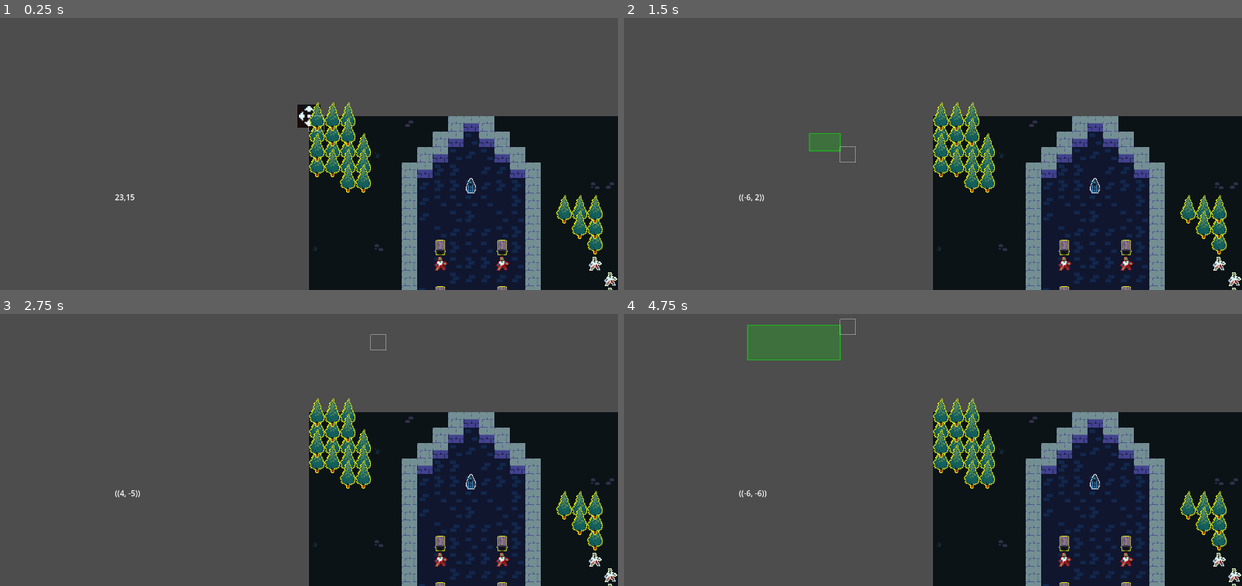
Above: before the commit, frames 1-4 (two rows, left to right).
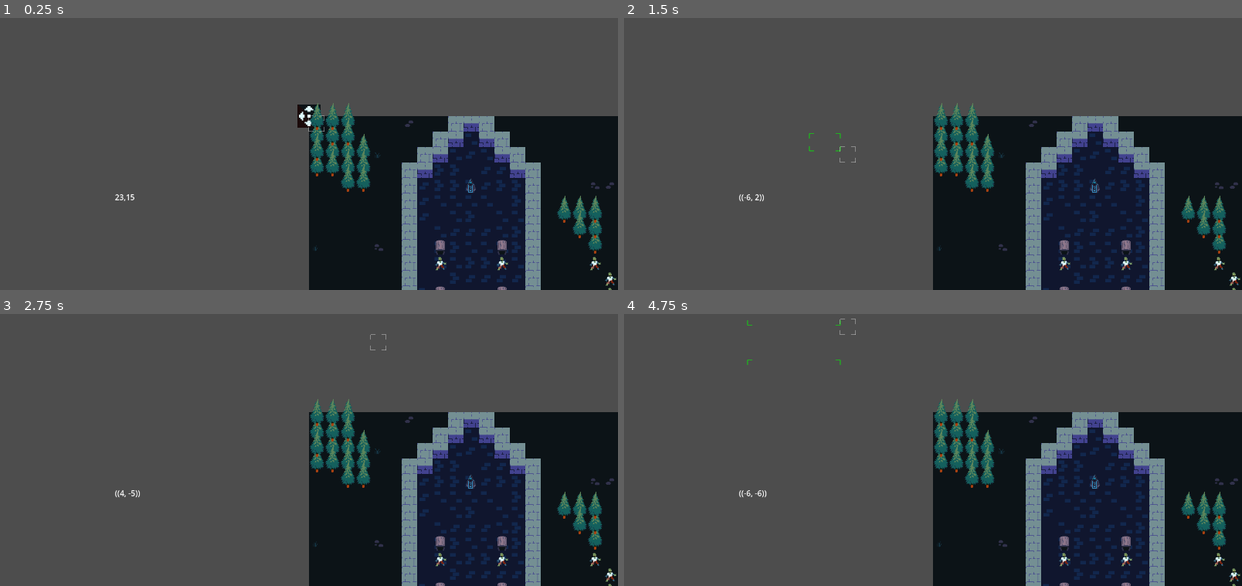
Above: after the commit, the same moments.

Repository: MateusRPF/MicroRTS
Game: Godot game, scene res://Maps/Lvl_test.tscn
The game is run twice, just before and just after one commit, with the same random seed, the same clock (stepped at 60 frames per second) and the same inputs.
Inputs (mouse positions are in pixels of both pictures, inside the frame that each line leads up to):
- Up to frame 1 (0.25 s): no input
- Up to frame 2 (1.5 s): tap Enter at 0.5 s; move the mouse to (1068, 99) at 0.52 s; click (1068, 99) at 0.67 s; tap Space at 1.25 s; drag from (809, 132) to (902, 186) at 1.27 s
- Up to frame 3 (2.75 s): move the mouse to (370, 335) at 2.02 s; click (370, 335) at 2.17 s
- Up to frame 4 (4.75 s): tap Enter at 2.75 s; drag from (902, 482) to (747, 360) at 2.77 s; move the mouse to (1118, 463) at 3.52 s; click (1118, 463) at 3.67 s; tap Space at 4.25 s; drag from (747, 360) to (840, 324) at 4.27 s

The runs differ from the first frame. In frame 1, 1.1% of the frame differs, in the area x 49-100%, y 30-100%; in frame 2, 1.5%; in frame 3, 1.2%; in frame 4, 3.2%, in the area x 19-100%, y 1-100%.
Error in both runs: Invalid access to property or key '(8, -2)' on a base object of type 'Dictionary[Vector2i, GameTile]'. (res://Scripts/Controllers/player_controller.gd:118)

Commit message:
Tweaked selection visuals

Diff:
--- a/Prefabs/Actors/Units/Actor_Harbingers_Adept.tscn
+++ b/Prefabs/Actors/Units/Actor_Harbingers_Adept.tscn
@@ -1,15 +1,17 @@
-[gd_scene load_steps=12 format=3]
+[gd_scene format=3 uid="uid://d7u65ka60wn1"]
 
 [ext_resource type="PackedScene" uid="uid://bpq8to7u51urx" path="res://Prefabs/gridObjectPrefab.tscn" id="1_base"]
 [ext_resource type="Script" uid="uid://ce26amsxyge52" path="res://Scripts/DataStructures/ComponentData/ComponentData.gd" id="2_cd"]
 [ext_resource type="Script" uid="uid://b40p573hfvm6v" path="res://Scripts/DataStructures/ComponentData/ComponentData_AttributeSet.gd" id="3_attrs"]
 [ext_resource type="Script" uid="uid://bslstqgk7go7j" path="res://Scripts/DataStructures/ComponentData/ComponentData_Inventory.gd" id="4_inv"]
 [ext_resource type="Script" uid="uid://bmuke1nuwo0qc" path="res://Scripts/DataStructures/ComponentData/ComponentData_Mover.gd" id="5_mover"]
+[ext_resource type="Script" uid="uid://b21ghjgaar2q5" path="res://Scripts/DataStructures/GameResource.gd" id="6_7akmv"]
 [ext_resource type="Script" uid="uid://cyj0feijn3m44" path="res://Scripts/DataStructures/ComponentData/ComponentData_Harvester.gd" id="6_harv"]
 [ext_resource type="Script" uid="uid://b55uwkn44eef2" path="res://Scripts/DataStructures/ComponentData/ComponentData_Executor.gd" id="7_exec"]
 [ext_resource type="Script" uid="uid://40q3s0vdavqw" path="res://Scripts/DataStructures/ComponentData/ComponentData_StateMachine.gd" id="8_sm"]
 [ext_resource type="Script" uid="uid://co4gucr75dqkf" path="res://Scripts/DataStructures/ActorData.gd" id="9_actor"]
 [ext_resource type="Texture2D" uid="uid://bgsc4cwkmupv4" path="res://Sprites/Units/SPR_Undergodling.tres" id="10_sprite"]
+[ext_resource type="Script" uid="uid://6avybfyvspvv" path="res://Scripts/DataStructures/ActorTags.gd" id="12_cj6jy"]
 
 [sub_resource type="Resource" id="Mod_Attrs"]
 script = ExtResource("3_attrs")
@@ -52,5 +54,8 @@
 modules = Array[ExtResource("2_cd")]([SubResource("Mod_Attrs"), SubResource("Mod_Inv"), SubResource("Mod_Mover"), SubResource("Mod_Harv"), SubResource("Mod_Exec"), SubResource("Mod_SM")])
 metadata/_custom_type_script = "uid://co4gucr75dqkf"
 
-[node name="Actor_Harbingers_Adept" instance=ExtResource("1_base")]
+[node name="Actor_Harbingers_Adept" unique_id=187744114 instance=ExtResource("1_base")]
 data = SubResource("Actor_Adept_Data")
+
+[node name="Sprite" parent="ViewPivot" parent_id_path=PackedInt32Array(1593318972) index="0" unique_id=862196751]
+material = null
--- a/Prefabs/Actors/Units/Actor_Harbingers_Shambler.tscn
+++ b/Prefabs/Actors/Units/Actor_Harbingers_Shambler.tscn
@@ -1,4 +1,4 @@
-[gd_scene load_steps=13 format=3]
+[gd_scene format=3 uid="uid://bnnnhxq14ac5f"]
 
 [ext_resource type="PackedScene" uid="uid://bpq8to7u51urx" path="res://Prefabs/gridObjectPrefab.tscn" id="1_base"]
 [ext_resource type="Script" uid="uid://ce26amsxyge52" path="res://Scripts/DataStructures/ComponentData/ComponentData.gd" id="2_cd"]
@@ -6,11 +6,13 @@
 [ext_resource type="Script" uid="uid://bslstqgk7go7j" path="res://Scripts/DataStructures/ComponentData/ComponentData_Inventory.gd" id="4_inv"]
 [ext_resource type="Script" uid="uid://bmuke1nuwo0qc" path="res://Scripts/DataStructures/ComponentData/ComponentData_Mover.gd" id="5_mover"]
 [ext_resource type="Script" uid="uid://cyj0feijn3m44" path="res://Scripts/DataStructures/ComponentData/ComponentData_Harvester.gd" id="6_harv"]
+[ext_resource type="Script" uid="uid://b21ghjgaar2q5" path="res://Scripts/DataStructures/GameResource.gd" id="6_huhh2"]
 [ext_resource type="Script" uid="uid://b55uwkn44eef2" path="res://Scripts/DataStructures/ComponentData/ComponentData_Executor.gd" id="7_exec"]
 [ext_resource type="Script" uid="uid://40q3s0vdavqw" path="res://Scripts/DataStructures/ComponentData/ComponentData_StateMachine.gd" id="8_sm"]
 [ext_resource type="Script" uid="uid://b75xfdnwu8eig" path="res://Scripts/DataStructures/ComponentData/ComponentData_Woundable.gd" id="9_wound"]
 [ext_resource type="Script" uid="uid://co4gucr75dqkf" path="res://Scripts/DataStructures/ActorData.gd" id="10_actor"]
 [ext_resource type="Texture2D" uid="uid://c5imvxfthepbx" path="res://Sprites/Units/SPR_Shambler.tres" id="11_sprite"]
+[ext_resource type="Script" uid="uid://6avybfyvspvv" path="res://Scripts/DataStructures/ActorTags.gd" id="13_13dc0"]
 
 [sub_resource type="Resource" id="Mod_Attrs"]
 script = ExtResource("3_attrs")
@@ -57,5 +59,8 @@
 modules = Array[ExtResource("2_cd")]([SubResource("Mod_Attrs"), SubResource("Mod_Inv"), SubResource("Mod_Mover"), SubResource("Mod_Harv"), SubResource("Mod_Exec"), SubResource("Mod_SM"), SubResource("Mod_Wound")])
 metadata/_custom_type_script = "uid://co4gucr75dqkf"
 
-[node name="Actor_Harbingers_Shambler" instance=ExtResource("1_base")]
+[node name="Actor_Harbingers_Shambler" unique_id=1628272071 instance=ExtResource("1_base")]
 data = SubResource("Actor_Shambler_Data")
+
+[node name="Sprite" parent="ViewPivot" parent_id_path=PackedInt32Array(1593318972) index="0" unique_id=862196751]
+material = null
--- a/Prefabs/UnitShader_Player.gdshader
+++ b/Prefabs/UnitShader_Player.gdshader
@@ -1,39 +1,46 @@
 shader_type canvas_item;
 
-// Exposes these variables to the Godot Inspector
-uniform vec4 outline_color : source_color = vec4(1.0, 1.0, 1.0, 1.0); // Default: White
-uniform float width : hint_range(0.0, 10.0) = .5;
-uniform bool add_diagonals = false; // True for a rounder 'sticker' look, False for a blockier retro look
+uniform vec4 outline_color : source_color = vec4(1.0, 1.0, 1.0, 1.0);
+uniform float width : hint_range(0.0, 10.0) = 0;
+uniform bool add_diagonals = false;
+// Higher value = more aggressive at removing outlines from gaps/holes
+uniform float gap_suppression : hint_range(0.0, 1.0) = 1.0;
 
 void fragment() {
-    // TEXTURE_PIXEL_SIZE gives us the exact size of 1 pixel in UV coordinates
     vec2 size = TEXTURE_PIXEL_SIZE * width;
-
-    // Sample the color and alpha of the original sprite at the current pixel
     vec4 original_color = texture(TEXTURE, UV);
 
+    // 1. Calculate Outline Alpha using MAX instead of ADD
+    // Using max() prevents the alpha from "stacking" and bloating in narrow gaps.
     float outline_alpha = 0.0;
+    outline_alpha = max(outline_alpha, texture(TEXTURE, UV + vec2(size.x, 0.0)).a);
+    outline_alpha = max(outline_alpha, texture(TEXTURE, UV + vec2(-size.x, 0.0)).a);
+    outline_alpha = max(outline_alpha, texture(TEXTURE, UV + vec2(0.0, size.y)).a);
+    outline_alpha = max(outline_alpha, texture(TEXTURE, UV + vec2(0.0, -size.y)).a);
 
-    // Look at the 4 neighboring pixels (Up, Down, Left, Right)
-    outline_alpha += texture(TEXTURE, UV + vec2(size.x, 0.0)).a;
-    outline_alpha += texture(TEXTURE, UV + vec2(-size.x, 0.0)).a;
-    outline_alpha += texture(TEXTURE, UV + vec2(0.0, size.y)).a;
-    outline_alpha += texture(TEXTURE, UV + vec2(0.0, -size.y)).a;
-
-    // Look at the 4 diagonal neighbors for a thicker, filled-in outline
     if (add_diagonals) {
-        outline_alpha += texture(TEXTURE, UV + vec2(size.x, size.y)).a;
-        outline_alpha += texture(TEXTURE, UV + vec2(-size.x, size.y)).a;
-        outline_alpha += texture(TEXTURE, UV + vec2(size.x, -size.y)).a;
-        outline_alpha += texture(TEXTURE, UV + vec2(-size.x, -size.y)).a;
+        outline_alpha = max(outline_alpha, texture(TEXTURE, UV + vec2(size.x, size.y)).a);
+        outline_alpha = max(outline_alpha, texture(TEXTURE, UV + vec2(-size.x, size.y)).a);
+        outline_alpha = max(outline_alpha, texture(TEXTURE, UV + vec2(size.x, -size.y)).a);
+        outline_alpha = max(outline_alpha, texture(TEXTURE, UV + vec2(-size.x, -size.y)).a);
     }
 
-    // Ensure the alpha doesn't stack past 1.0 (fully opaque)
-    outline_alpha = min(outline_alpha, 1.0);
+    // 2. CONCAVE SUPPRESSION LOGIC
+    // We sample a "blurred" version of the alpha (MIPMAP level 2.0 or 3.0).
+    // If the blurred alpha is high, but our current pixel is empty, we are likely in a gap.
+    float blurred_alpha = textureLod(TEXTURE, UV, 2.0).a;
 
-    // If the original pixel has color, keep it. If it's transparent, use the outline color.
+    // If we are in a "crowded" transparent area, we suppress the outline alpha.
+    float suppression_factor = smoothstep(gap_suppression, 1.0, blurred_alpha);
+    outline_alpha -= suppression_factor;
+    outline_alpha = clamp(outline_alpha, 0.0, outline_color.a);
+
+    // 3. APPLY COLORS
+    // We only want the outline to appear where the original sprite is transparent.
     vec4 final_color = mix(outline_color, original_color, original_color.a);
 
-    // Apply the final color, using the highest alpha between the sprite and the outline
-    COLOR = vec4(final_color.rgb, max(original_color.a, outline_alpha));
+    // The final alpha is the original sprite OR the suppressed outline.
+    float final_alpha = max(original_color.a, outline_alpha);
+
+    COLOR = vec4(final_color.rgb, final_alpha);
 }
--- a/Prefabs/gridObjectPrefab.tscn
+++ b/Prefabs/gridObjectPrefab.tscn
@@ -1,45 +1,11 @@
 [gd_scene format=3 uid="uid://bpq8to7u51urx"]
 
 [ext_resource type="Script" uid="uid://6yjsacewkcs3" path="res://Scripts/Grid/grid_object.gd" id="1_dns1d"]
-[ext_resource type="Material" uid="uid://s0sdycvibqwv" path="res://Sprites/MT_SpriteOutline.tres" id="1_lo6vi"]
-[ext_resource type="Shader" uid="uid://ldyy5tpqxf5v" path="res://Prefabs/UnitShader_Player.gdshader" id="2_ob644"]
-[ext_resource type="Shader" uid="uid://cfvc4atvbxihs" path="res://Prefabs/UnitShader_Neutral.gdshader" id="3_igciv"]
 [ext_resource type="Texture2D" uid="uid://bgsc4cwkmupv4" path="res://Sprites/Units/SPR_Undergodling.tres" id="3_ob644"]
-[ext_resource type="Shader" uid="uid://cbke8xgib07xu" path="res://Prefabs/UnitShader_Enemy.gdshader" id="4_2r43e"]
-
-[sub_resource type="ShaderMaterial" id="ShaderMaterial_vdyrt"]
-shader = ExtResource("2_ob644")
-shader_parameter/outline_color = Color(1, 1, 1, 1)
-shader_parameter/width = 1.0
-shader_parameter/add_diagonals = true
-
-[sub_resource type="ShaderMaterial" id="ShaderMaterial_ohe14"]
-shader = ExtResource("3_igciv")
-shader_parameter/outline_color = Color(1, 1, 0, 1)
-shader_parameter/width = 1.0
-shader_parameter/add_diagonals = true
-
-[sub_resource type="ShaderMaterial" id="ShaderMaterial_b04uw"]
-shader = ExtResource("4_2r43e")
-shader_parameter/outline_color = Color(1, 0, 0, 1)
-shader_parameter/width = 1.0
-shader_parameter/add_diagonals = true
-
-[sub_resource type="ShaderMaterial" id="ShaderMaterial_e8fuu"]
-shader = ExtResource("3_igciv")
-shader_parameter/outline_color = Color(1, 1, 0, 1)
-shader_parameter/width = 1.0
-shader_parameter/add_diagonals = true
 
 [node name="GridObject" type="Node2D" unique_id=1179883337]
 y_sort_enabled = true
 script = ExtResource("1_dns1d")
-material_map = Dictionary[int, ShaderMaterial]({
-0: SubResource("ShaderMaterial_vdyrt"),
-1: SubResource("ShaderMaterial_ohe14"),
-2: SubResource("ShaderMaterial_e8fuu"),
-3: SubResource("ShaderMaterial_b04uw")
-})
 
 [node name="ViewPivot" type="Node2D" parent="." unique_id=1593318972]
 unique_name_in_owner = true
@@ -49,5 +15,4 @@
 unique_name_in_owner = true
 y_sort_enabled = true
 texture_filter = 1
-material = ExtResource("1_lo6vi")
 texture = ExtResource("3_ob644")
--- a/Scripts/Controllers/controller_draw.gd
+++ b/Scripts/Controllers/controller_draw.gd
@@ -1,26 +1,48 @@
 extends Node2D
 
 @onready var controller = get_parent()
+
+func draw_rect_corners(rect: Rect2, color: Color, width: float = 1.0, corner_length: float = 10.0) -> void:
+	var tl = rect.position
+	var tr = rect.position + Vector2(rect.size.x, 0)
+	var bl = rect.position + Vector2(0, rect.size.y)
+	var br = rect.position + rect.size
+
+	# Top-left corner
+	draw_line(tl, tl + Vector2(corner_length, 0), color, width)
+	draw_line(tl, tl + Vector2(0, corner_length), color, width)
+
+	# Top-right corner
+	draw_line(tr, tr - Vector2(corner_length, 0), color, width)
+	draw_line(tr, tr + Vector2(0, corner_length), color, width)
+
+	# Bottom-left corner
+	draw_line(bl, bl + Vector2(corner_length, 0), color, width)
+	draw_line(bl, bl - Vector2(0, corner_length), color, width)
+
+	# Bottom-right corner
+	draw_line(br, br - Vector2(corner_length, 0), color, width)
+	draw_line(br, br - Vector2(0, corner_length), color, width)
 
 func _draw() -> void:
 	# 1. Draw the marquee box while dragging
 	if controller.is_dragging:
 		var rect = Rect2(controller.drag_start_pos, controller.drag_end_pos - controller.drag_start_pos)
-		draw_rect(rect, Color(0, 1, 0, 0.2), true) # Fill
-		draw_rect(rect, Color(0, 1, 0, 0.5), false, 2.0) # Border
+		draw_rect_corners(rect, Color(0, 1, 0, 0.2), 1.0) # Fill replaced with corners
+		draw_rect_corners(rect, Color(0, 1, 0, 0.5), 2.0) # Border
 
 	# 2. Draw highlights for all selected units
 	for unit in controller.selected_objects:
 		if not (unit):
 			return
-		var view_child = unit.get_child(0)
+		var view_child = unit.get_child(0).get_child(0) as Node2D
 		var tile_size = controller.grid_manager.TILE_SIZE
 		var rect = Rect2(view_child.global_position - Vector2(tile_size / 2, tile_size / 2), Vector2(tile_size, tile_size))
-		draw_rect(rect, Color(1, 1, 0, 0.5), false, 3.0)
+		draw_rect_corners(rect, Color(1, 1, 0, 0.5), 1.0)
 	_draw_hover_rect()
 
 func _draw_hover_rect() -> void:
-	draw_rect(get_rect_for_tile(controller.hovered_coord), Color(1, 1, 1, 0.5), false)
+	draw_rect_corners(get_rect_for_tile(controller.hovered_coord), Color(1, 1, 1, 0.5), 1.0)
 
 func _process(_delta: float) -> void:
 
@@ -28,8 +50,8 @@
 
 func _draw_selection_ui() -> void:
 	var object: GridObject = controller.selectedObject
-	var rect = Rect2(object.position - Vector2(16, 16), Vector2(32, 32))
-	draw_rect(rect, Color.YELLOW, false, 3.0)
+	var rect = Rect2(object.get_child(0).get_child(0).global_position - Vector2(16, 16), Vector2(32, 32))
+	draw_rect_corners(rect, Color.YELLOW, 3.0)
 
 
 func get_rect_for_tile(tile: Vector2i) -> Rect2:
--- a/Scripts/Grid/grid_object.gd
+++ b/Scripts/Grid/grid_object.gd
@@ -44,10 +44,11 @@
 		_component_cache[newComp.get_script()] = newComp
 
 func _update_outline_color() -> void:
-	if material_map.has(side):
-		%Sprite.material = material_map[side]
-	else:
-		%Sprite.material = material_map[ActorData.Sides.NEUTRAL]
+	pass
+	# if material_map.has(side):
+	# 	%Sprite.material = material_map[side]
+	# else:
+	# 	%Sprite.material = material_map[ActorData.Sides.NEUTRAL]
 
 
 
